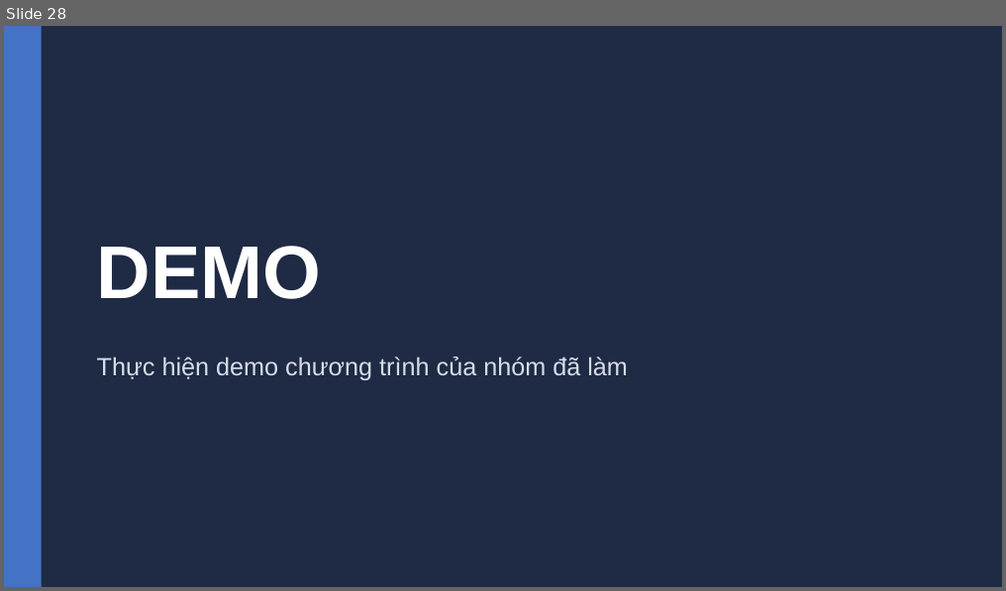
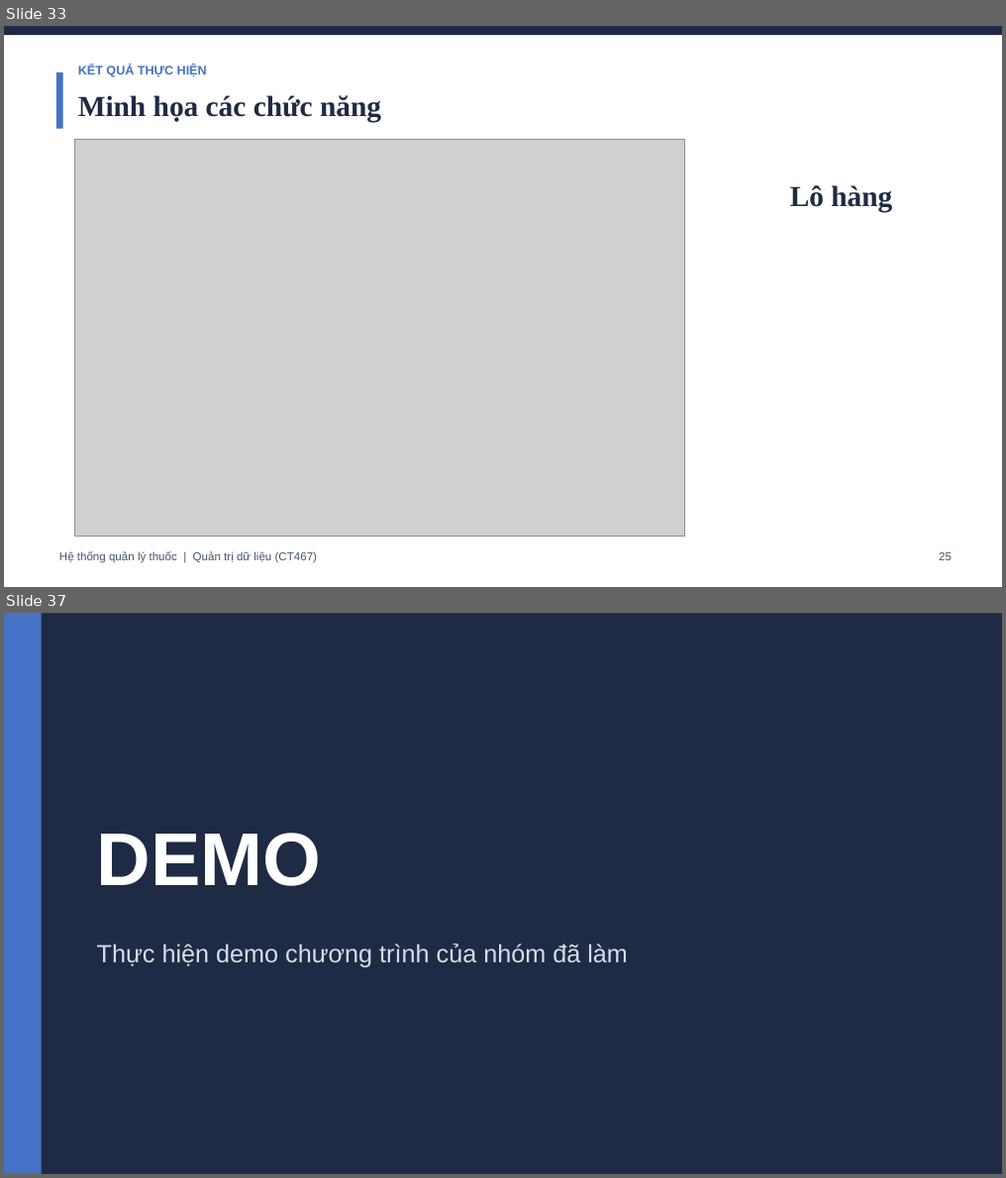
Before and after one commit to thinhtran0823-cyber/QTDL_quanlynhathuoc, a slide deck: BaoCao_HeThongThuoc (1).pptx. Shown one above the other, each under a label of ours: slide 28 before the commit, slides 33 and 37 after it; the slides between them are not shown. The pictures are 1006x591 and 1006x1178 pixels, drawn with LibreOffice and Linux fonts; fonts in the diff are those of the drawing; grey boxes stand for pictures. Boxes give left, top, right and bottom in pixels: in the first picture for what was removed or moved away, otherwise in the second. Text is boxed around its words. In the diff, an @@ line names an element or a change of style, - is before the commit and + after.

Commit message:
Bổ sung thêm xuất file excel thống kê

```diff
--- a/BaoCao_HeThongThuoc (1).pptx
+++ b/BaoCao_HeThongThuoc (1).pptx
@@ slide 33 added at [4,26,1002,587], background #FFFFFF @@
@@ rectangle added at [4,26,1002,35], fill #1F2A44 @@
@@ rectangle added at [56,73,63,129], fill #4472C4 @@
@@ text added at [78,65,207,77], 12 pt, text #4472C4, bold @@
+KẾT QUẢ THỰC HIỆN
@@ text added at [78,95,381,122], 28 pt, text #1F2A44, bold @@
+Minh họa các chức năng
@@ picture added at [75,139,684,537] @@
@@ text added at [790,185,892,212], 28 pt, text #1F2A44, bold @@
+Lô hàng
@@ text added at [59,552,317,564], 11 pt, text #44546A @@
+Hệ thống quản lý thuốc | Quản trị dữ liệu (CT467)
@@ text added at [939,553,951,561], 11 pt, text #44546A @@
+25
@@ what was slide 28 is now slide 37 @@
```
Also in this commit, not shown: 14 slides changed, 8 other slides added, 7 other files.
